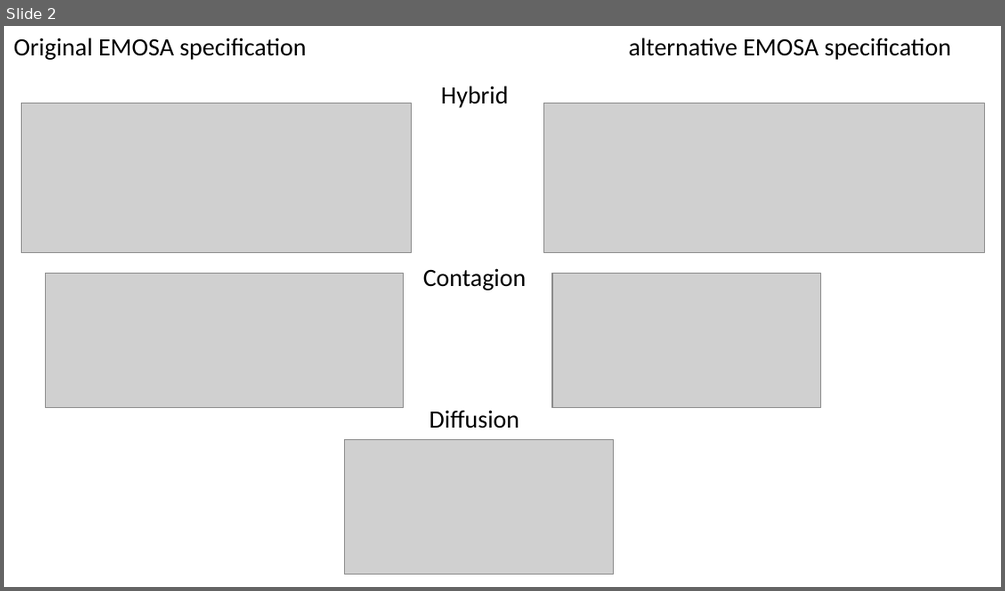
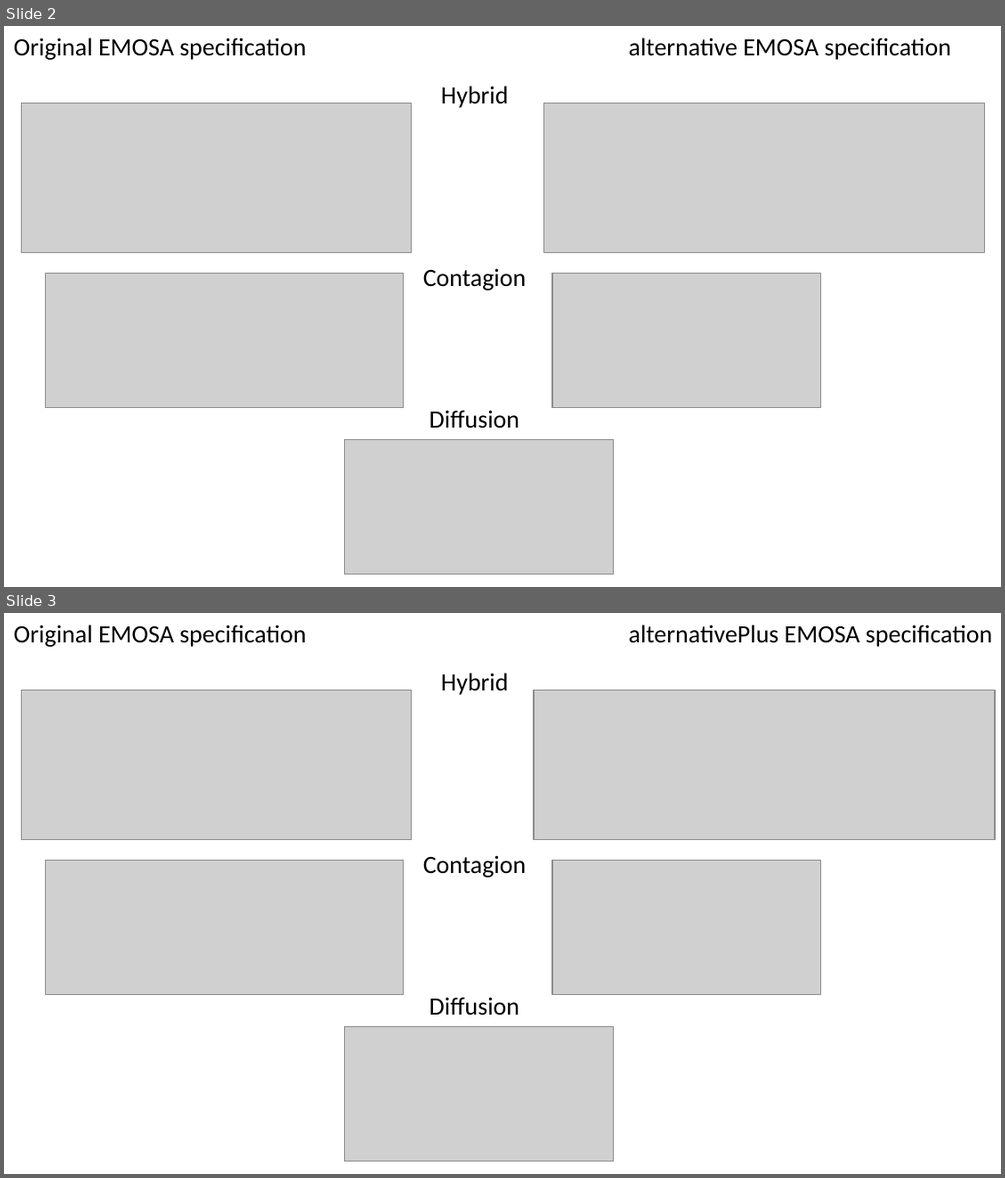
Before and after one commit to andkov/EMOSA, a slide deck: Results/model evaluation.pptx. Shown one above the other, each under a label of ours: slide 2 before the commit, slides 2 and 3 after it. The pictures are 1005x591 and 1005x1178 pixels, drawn with LibreOffice and Linux fonts; fonts in the diff are those of the drawing; grey boxes stand for pictures. Boxes give left, top, right and bottom in pixels: in the first picture for what was removed or moved away, otherwise in the second. Text is boxed around its words. In the diff, an @@ line names an element or a change of style, - is before the commit and + after.

```diff
--- a/Results/model evaluation.pptx
+++ b/Results/model evaluation.pptx
@@ slide 3 added at box(4, 613, 1001, 1174), background #FFFFFF @@
@@ text added at box(14, 625, 306, 647), 18 pt, text #000000 @@
+Original EMOSA specification
@@ text added at box(629, 625, 992, 647), 18 pt, text #000000 @@
+alternativePlus EMOSA specification
@@ picture added at box(22, 690, 412, 839) @@
@@ text added at box(441, 673, 509, 695), 18 pt, text #000000 @@
+Hybrid
@@ picture added at box(534, 690, 994, 839) @@
@@ picture added at box(46, 860, 404, 995) @@
@@ text added at box(423, 855, 526, 877), 18 pt, text #000000 @@
+Contagion
@@ picture added at box(552, 860, 820, 995) @@
@@ text added at box(429, 997, 519, 1015), 18 pt, text #000000 @@
+Diffusion
@@ picture added at box(345, 1027, 613, 1161) @@
```
Also in this commit, not shown: 4 slides changed, 7 other slides added, 56 other files.
